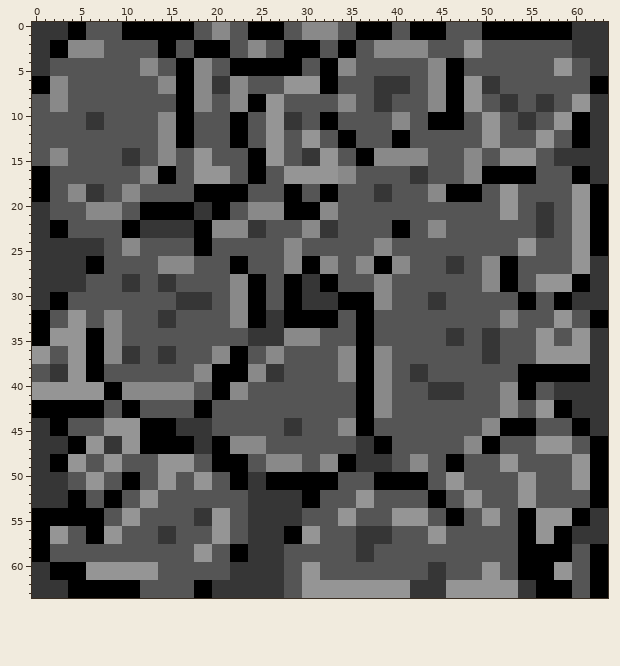
Two versions of one pixel-art sprite, Curse Of The Jungle/sprites/spr_breakable_rocks/3932315d-0866-4920-96e2-7fddddc81c0b.png. The picture above is the old version.
The file is 64x64 pixels.
Once edited:
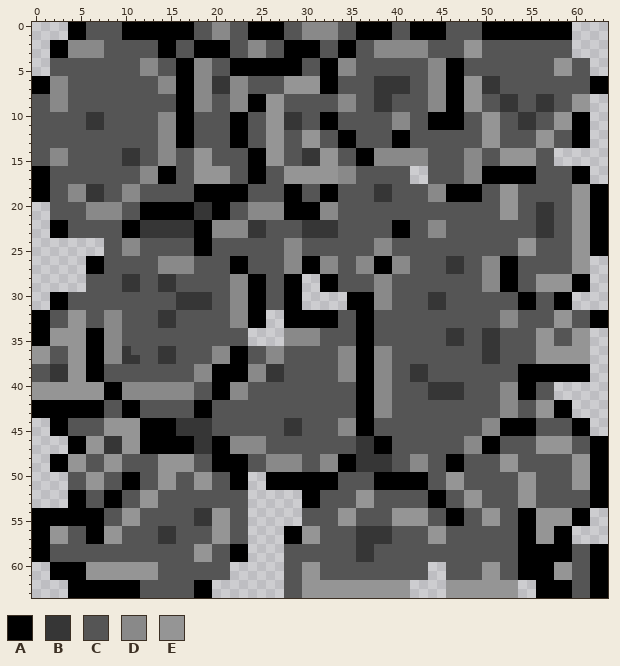
Palette (. is transparent): A #000000  B #363636  C #555555  D #898989  E #959595
Changes in this commit:
The author changed colour D to colour B in rows 22 to 23 at x 30 to 31.
The author changed colour B to colour C in row 36 at x 11.
Colour A is gone in rows 30 to 31 at x 34.
Colour B is gone in rows 0 to 1 at x 0 to 3 and 60 to 63; in rows 2 to 3 at x 0 to 1 and 60 to 63; in rows 4 to 5 at x 0 to 1 and 62 to 63; in rows 8 to 13 at x 62 to 63; in rows 14 to 15 at x 58 to 63; in rows 16 to 17 at x 42 to 43 and 62 to 63.
Colour B is gone in rows 20 to 23 at x 0 to 1; in rows 24 to 25 at x 0 to 7; in rows 26 to 27 at x 0 to 5 and 62 to 63; in rows 28 to 29 at x 0 to 5, 30 to 31 and 62 to 63; in rows 30 to 31 at x 0 to 1, 30 to 33 and 60 to 63; in rows 32 to 33 at x 26 to 27.
Colour B is gone in rows 34 to 35 at x 24 to 27 and 62 to 63; in rows 36 to 39 at x 62 to 63; in rows 40 to 41 at x 58 to 63; in rows 42 to 43 at x 60 to 63; in rows 44 to 45 at x 0 to 1 and 62 to 63; in rows 46 to 47 at x 0 to 3.
Colour B is gone in rows 48 to 49 at x 0 to 1; in rows 50 to 51 at x 0 to 3 and 24 to 25; in rows 52 to 53 at x 0 to 3 and 24 to 29; in rows 54 to 55 at x 24 to 29 and 62 to 63; in rows 56 to 57 at x 24 to 27 and 60 to 63; in rows 58 to 59 at x 24 to 27.
Colour B is gone in rows 60 to 61 at x 0 to 1, 22 to 27 and 44 to 45; in rows 62 to 63 at x 0 to 3, 20 to 27, 42 to 45 and 54 to 55.
